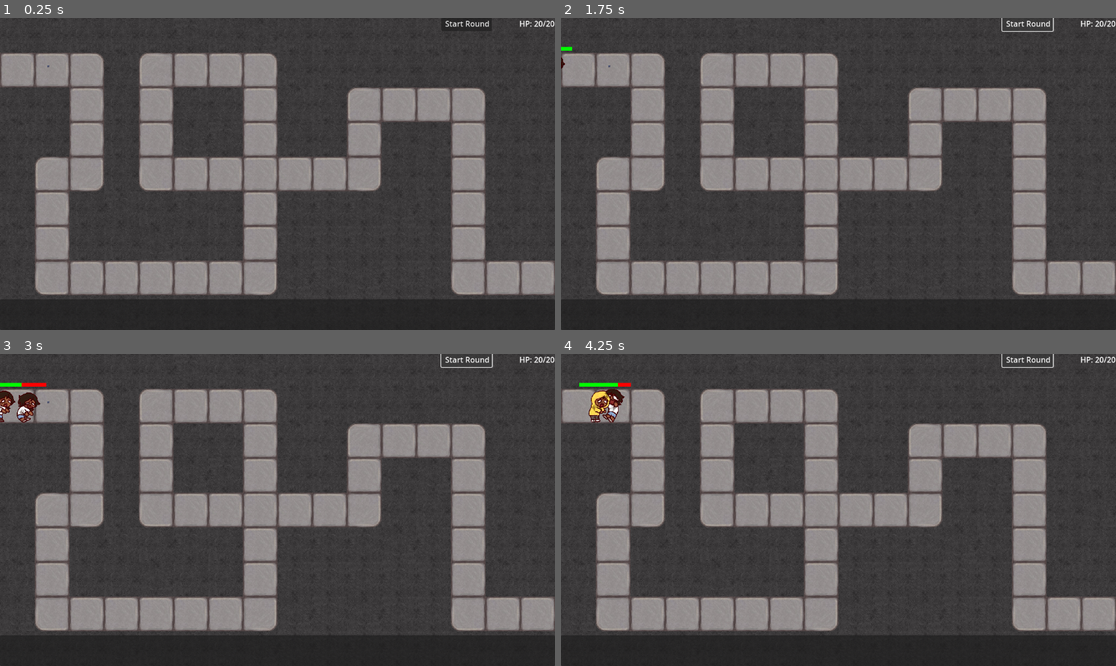
Above: before the commit, frames 1-4 (two rows, left to right).
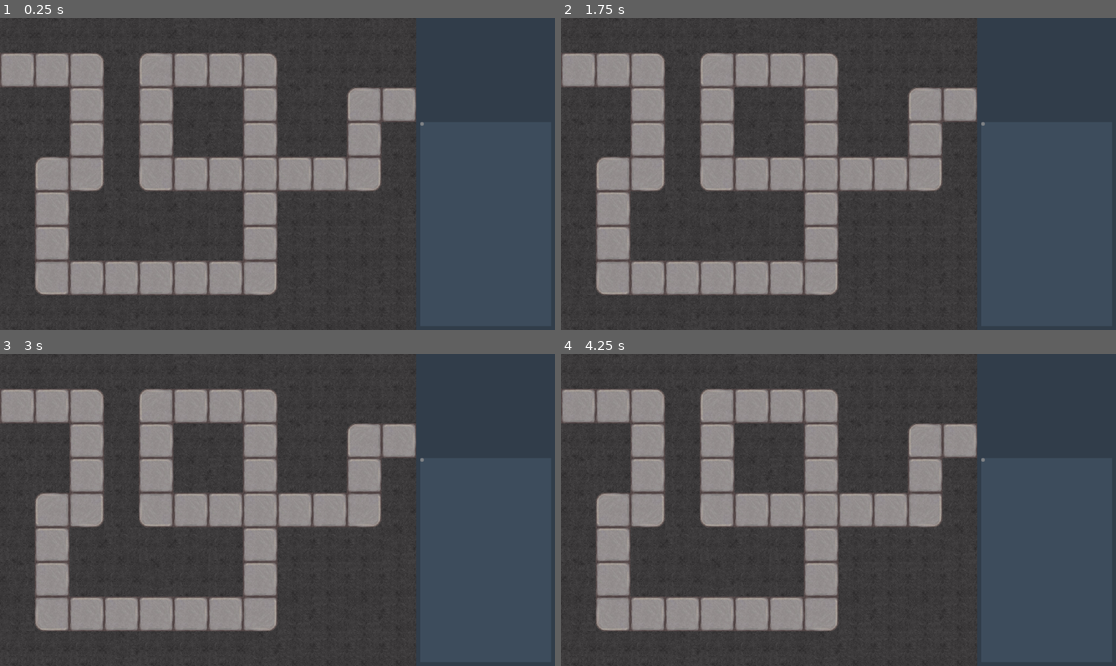
Above: after the commit, the same moments.

Repository: jkelly924/bananas-game-g4si2024
Game: Godot game, scene res://Levels/test_level.tscn
Same seed, same stepped clock (60 frames per second), same inputs: the game is played once before the commit and once after it.
Inputs (mouse positions are in pixels of both pictures, inside the frame that each line leads up to):
- Up to frame 1 (0.25 s): no input
- Up to frame 2 (1.75 s): click (1027, 24) at 0.5 s, where only the run before the commit has a clickable "Start Round"; click (1027, 24) at 1.25 s, where only the run before the commit has a clickable "Start Round"
- Up to frame 3 (3 s): click (466, 360) at 2 s, where only the run before the commit has a clickable "Start Round"
- Up to frame 4 (4.25 s): no input

The runs differ from the first frame. In frame 1, 18% of the frame differs, in the area x 0-100%, y 0-100%; in frame 2, 18%; in frame 3, 19%; in frame 4, 19%.

Commit message:
working on UI

Diff:
--- a/Entities/Enemy.tscn
+++ b/Entities/Enemy.tscn
@@ -1,7 +1,8 @@
-[gd_scene load_steps=6 format=3 uid="uid://cbl62mssw0xrm"]
+[gd_scene load_steps=7 format=3 uid="uid://cbl62mssw0xrm"]
 
 [ext_resource type="Script" path="res://Scripts/enemy.gd" id="1_fb6av"]
-[ext_resource type="SpriteFrames" path="res://Textures/Enemy/frames.tres" id="2_owjm0"]
+[ext_resource type="SpriteFrames" uid="uid://dfwanxl6ngdpl" path="res://Textures/Enemy/frames.tres" id="2_owjm0"]
+[ext_resource type="Texture2D" uid="uid://p1mm4svlxsf6" path="res://Textures/Enemy/shadow.png" id="3_8twj0"]
 
 [sub_resource type="CanvasItemMaterial" id="CanvasItemMaterial_8osv3"]
 light_mode = 1
@@ -13,7 +14,7 @@
 bg_color = Color(0, 0.988235, 0, 1)
 corner_detail = 1
 
-[node name="Enemy" type="Node2D"]
+[node name="enemy" type="Node2D"]
 script = ExtResource("1_fb6av")
 walk_speed = 200.0
 
@@ -23,6 +24,11 @@
 scale = Vector2(1.125, 1.125)
 sprite_frames = ExtResource("2_owjm0")
 animation = &"00_walk"
+
+[node name="Sprite2D" type="Sprite2D" parent="."]
+modulate = Color(1, 1, 1, 0.501961)
+texture = ExtResource("3_8twj0")
+offset = Vector2(-8, 24)
 
 [node name="CanvasLayer" type="CanvasLayer" parent="."]
 
--- a/Entities/Tower.tscn
+++ b/Entities/Tower.tscn
@@ -14,9 +14,10 @@
 "speed": 5.0
 }]
 
-[node name="Tower" type="Node2D"]
+[node name="tower" type="Node2D"]
 script = ExtResource("1_jolcq")
 damage_rate = 50.0
+damage_range = null
 
 [node name="AnimatedSprite2D" type="AnimatedSprite2D" parent="."]
 z_index = 1
--- a/Levels/test_level.tscn
+++ b/Levels/test_level.tscn
@@ -1,8 +1,7 @@
-[gd_scene load_steps=13 format=4 uid="uid://cam2n3o5ookil"]
+[gd_scene load_steps=12 format=4 uid="uid://cam2n3o5ookil"]
 
 [ext_resource type="Texture2D" uid="uid://dwt52fk84nvsb" path="res://Textures/test_atlas_texture.tres" id="1_0y4xf"]
 [ext_resource type="Script" path="res://Scripts/enemy_handler.gd" id="1_adipd"]
-[ext_resource type="PackedScene" uid="uid://ca03yjxna8b4n" path="res://Entities/Tower.tscn" id="2_yrywt"]
 [ext_resource type="Texture2D" uid="uid://dkv1qx08q54ne" path="res://Textures/Map/tileset.png" id="3_1u0c1"]
 [ext_resource type="Script" path="res://Scripts/round_handler.gd" id="3_5b40h"]
 [ext_resource type="Script" path="res://UI/hud.gd" id="4_jdq3b"]
@@ -30,7 +29,7 @@
 [sub_resource type="Curve2D" id="Curve2D_o0ayj"]
 bake_interval = 0.01
 _data = {
-"points": PackedVector2Array(0, 0, 0, 0, -64, 216, 0, 0, 0, 0, 360, 216, 0, 0, 0, 0, 360, 651, 0, 0, 0, 0, 216, 648, 0, 0, 0, 0, 216, 1080, 0, 0, 0, 0, 1080, 1080, 0, 0, 0, 0, 1080, 216, 0, 0, 0, 0, 648, 216, 0, 0, 0, 0, 648, 648, 0, 0, 0, 0, 1512, 648, 0, 0, 0, 0, 1512, 360, 0, 0, 0, 0, 1944, 360, 0, 0, 0, 0, 1944, 1080, 0, 0, 0, 0, 2376, 1080)
+"points": PackedVector2Array(0, 0, 0, 0, -64, 200, 0, 0, 0, 0, 362, 200, 0, 0, 0, 0, 360, 632, 0, 0, 0, 0, 214, 632, 0, 0, 0, 0, 216, 1064, 0, 0, 0, 0, 1078, 1064, 0, 0, 0, 0, 1080, 200, 0, 0, 0, 0, 646, 200, 0, 0, 0, 0, 648, 632, 0, 0, 0, 0, 1510, 632, 0, 0, 0, 0, 1512, 344, 0, 0, 0, 0, 1942, 344, 0, 0, 0, 0, 1944, 1064, 0, 0, 0, 0, 2376, 1064)
 }
 point_count = 14
 
@@ -42,10 +41,6 @@
 script = ExtResource("1_adipd")
 
 [node name="Towers" type="Node2D" parent="."]
-
-[node name="Tower" parent="Towers" instance=ExtResource("2_yrywt")]
-position = Vector2(200, 200)
-damage_range = 10.0
 
 [node name="TileMapLayer" type="TileMapLayer" parent="."]
 texture_filter = 3
@@ -68,6 +63,7 @@
 curve = SubResource("Curve2D_o0ayj")
 
 [node name="UI" type="CanvasLayer" parent="."]
+visible = false
 
 [node name="HUD" type="Control" parent="UI"]
 layout_mode = 3
@@ -179,6 +175,41 @@
 texture_normal = ExtResource("5_7y2mf")
 stretch_mode = 0
 
+[node name="user_interface" type="CanvasLayer" parent="."]
+
+[node name="right_panel" type="ColorRect" parent="user_interface"]
+anchors_preset = -1
+anchor_left = 0.75
+anchor_right = 1.0
+anchor_bottom = 1.0
+grow_horizontal = 0
+grow_vertical = 2
+color = Color(0.1914, 0.2407, 0.29, 1)
+
+[node name="shop_panel" type="ColorRect" parent="user_interface/right_panel"]
+layout_mode = 1
+anchors_preset = -1
+anchor_top = 0.333
+anchor_right = 1.0
+anchor_bottom = 1.0
+offset_left = 8.0
+offset_right = -8.0
+offset_bottom = -8.0
+grow_horizontal = 2
+grow_vertical = 0
+color = Color(0.2376, 0.29676, 0.36, 1)
+
+[node name="ScrollContainer" type="ScrollContainer" parent="user_interface/right_panel/shop_panel"]
+layout_mode = 1
+anchors_preset = 15
+anchor_right = 1.0
+anchor_bottom = 1.0
+grow_horizontal = 2
+grow_vertical = 2
+
+[node name="VScrollBar" type="VScrollBar" parent="user_interface/right_panel/shop_panel/ScrollContainer"]
+layout_mode = 2
+
 [connection signal="child_entered_tree" from="Enemies" to="Enemies" method="_on_child_entered_tree"]
 [connection signal="child_exiting_tree" from="Enemies" to="Enemies" method="_on_child_exiting_tree"]
 [connection signal="pressed" from="UI/HUD/StartRound" to="Rounds" method="_on_start_round_pressed"]
--- /dev/null
+++ b/UI/shop_button.tscn
@@ -0,0 +1,9 @@
+[gd_scene format=3 uid="uid://dum81wyw83h4l"]
+
+[node name="ShopButton" type="Control"]
+layout_mode = 3
+anchors_preset = 15
+anchor_right = 1.0
+anchor_bottom = 1.0
+grow_horizontal = 2
+grow_vertical = 2
Binary file added: Textures/Enemy/shadow.png
Not shown, added: Textures/Enemy/shadow.png.import
Binary file added: Textures/test_ui_backdrop.png
Not shown, added: Textures/test_ui_backdrop.png.import
